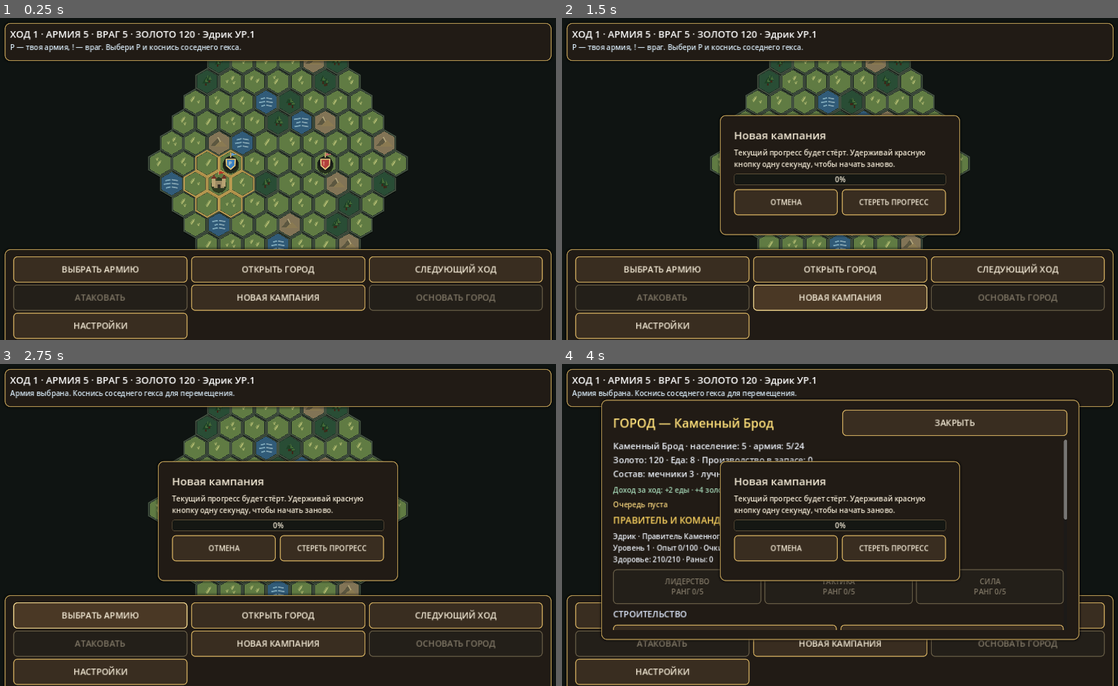
Above: before the commit, frames 1-4 (two rows, left to right).
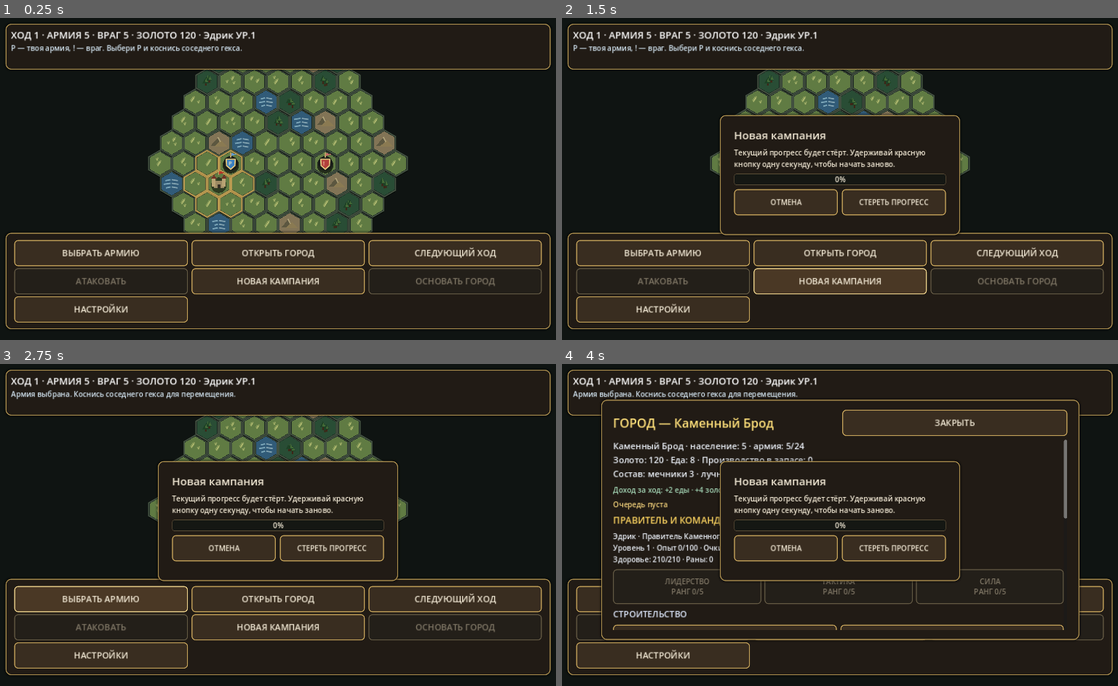
Above: after the commit, the same moments.

Repository: ilonadanelan1-code/-Project-Ember
Game: Godot game, scene res://scenes/strategy_map.tscn
The game is run twice, just before and just after one commit, with the same random seed, the same clock (stepped at 60 frames per second) and the same inputs.
Inputs:
- Up to frame 1 (0.25 s): no input
- Up to frame 2 (1.5 s): click "НОВАЯ КАМПАНИЯ" at 0.5 s; click "НОВАЯ КАМПАНИЯ" at 1.25 s
- Up to frame 3 (2.75 s): click "ВЫБРАТЬ АРМИЮ" at 2 s
- Up to frame 4 (4 s): click "ОТКРЫТЬ ГОРОД" at 2.75 s; click "СЛЕДУЮЩИЙ ХОД" at 3.5 s

The runs differ from the first frame. In frame 1, 13% of the frame differs, in the area x 0-100%, y 1-100%; in frame 2, 14%; in frame 3, 14%; in frame 4, 5.5%.

Commit message:
Convert legacy panel offsets and button dimensions to dp

Diff:
--- a/project_ember/scripts/strategy_map.gd
+++ b/project_ember/scripts/strategy_map.gd
@@ -314,10 +314,10 @@
 	top_panel.anchor_top = 0.0
 	top_panel.anchor_right = 1.0
 	top_panel.anchor_bottom = 0.0
-	top_panel.offset_left = 10.0
-	top_panel.offset_top = 8.0
-	top_panel.offset_right = -10.0
-	top_panel.offset_bottom = 92.0
+	top_panel.offset_left = UiMetrics.dp(10.0)
+	top_panel.offset_top = UiMetrics.dp(8.0)
+	top_panel.offset_right = -UiMetrics.dp(10.0)
+	top_panel.offset_bottom = UiMetrics.dp(92.0)
 	root.add_child(top_panel)
 
 	var top_box := VBoxContainer.new()
@@ -340,10 +340,10 @@
 	bottom_panel.anchor_top = 1.0
 	bottom_panel.anchor_right = 1.0
 	bottom_panel.anchor_bottom = 1.0
-	bottom_panel.offset_left = 10.0
-	bottom_panel.offset_top = -180.0
-	bottom_panel.offset_right = -10.0
-	bottom_panel.offset_bottom = -8.0
+	bottom_panel.offset_left = UiMetrics.dp(10.0)
+	bottom_panel.offset_top = -UiMetrics.dp(180.0)
+	bottom_panel.offset_right = -UiMetrics.dp(10.0)
+	bottom_panel.offset_bottom = -UiMetrics.dp(8.0)
 	root.add_child(bottom_panel)
 
 	var margin := MarginContainer.new()
@@ -499,7 +499,7 @@
 		var recruit_data: Dictionary = CampaignState.get_recruit_data(role_id)
 		var button_text := "%s\n%d зол. · %d пр." % [str(recruit_data.get("name", "Отряд")), int(recruit_data.get("gold_cost", 0)), int(recruit_data.get("production_cost", 0))]
 		var recruit_button := _add_button(recruit_grid, button_text, _queue_recruit.bind(role_id))
-		recruit_button.custom_minimum_size = Vector2(0.0, 58.0)
+		recruit_button.custom_minimum_size = Vector2(UiMetrics.dp(0.0), UiMetrics.dp(58.0))
 		recruit_button.add_theme_font_size_override("font_size", UiThemeScript.font_size(13))
 		_city_recruit_buttons[role_id] = recruit_button
 
